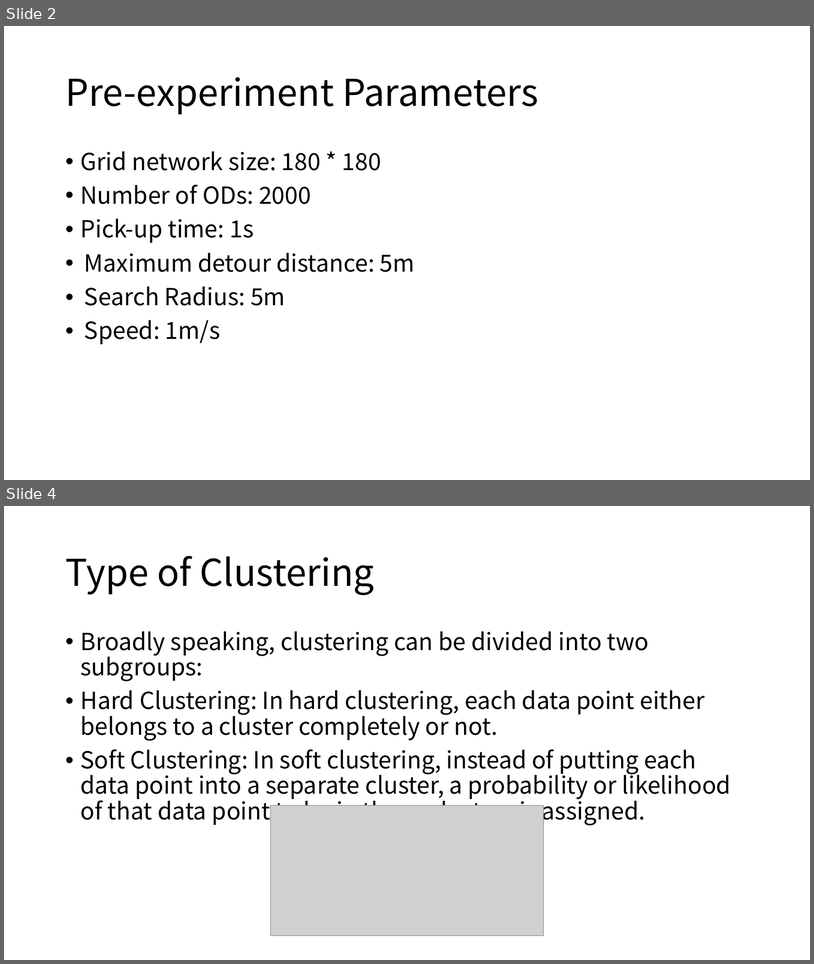
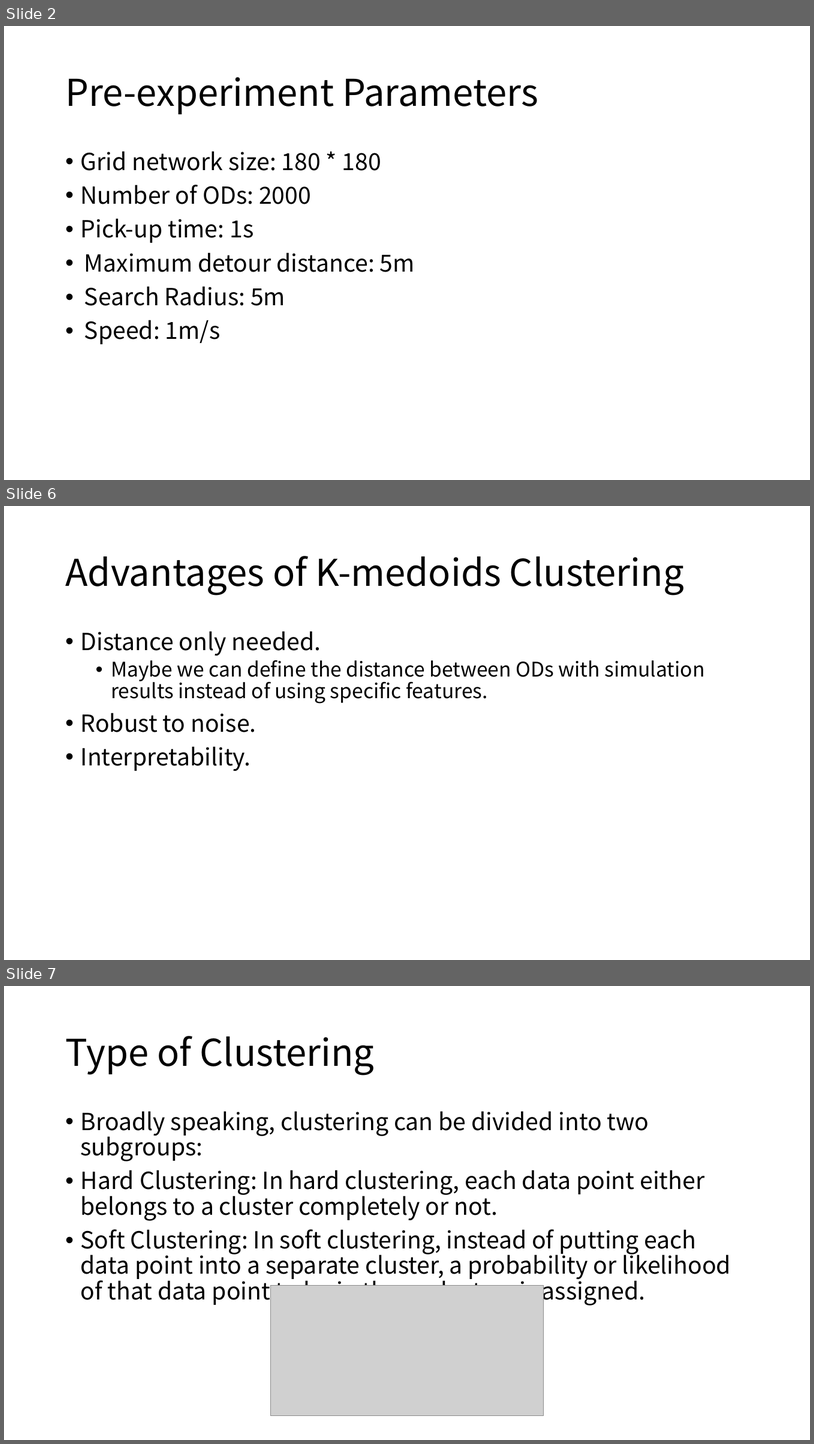
Before and after one commit to yuzhenfeng2002/Predicting-for-Each-Dynamic-Ridepooling-Order-on-Grid-Network, a slide deck: Grid Network Experienments 2.pptx. Shown one above the other, each under a label of ours: slides 2 and 4 before the commit, slides 2, 6 and 7 after it; the slides between them are not shown. The pictures are 814x964 and 814x1444 pixels, drawn with LibreOffice and Linux fonts; fonts in the diff are those of the drawing; grey boxes stand for pictures. Boxes give left, top, right and bottom in pixels: in the first picture for what was removed or moved away, otherwise in the second. Text is boxed around its words. In the diff, an @@ line names an element or a change of style, - is before the commit and + after.

```diff
--- a/Grid Network Experienments 2.pptx
+++ b/Grid Network Experienments 2.pptx
@@ slide 6 added at [4,506,810,960], background #FFFFFF @@
@@ title added at [65,556,684,595], 44 pt, text #000000 @@
+Advantages of K-medoids Clustering
@@ text added at [81,631,705,771], 24 pt, text #000000 @@
+• Distance only needed.
+  • Maybe we can define the distance between ODs with simulation results instead of using specific features.
+• Robust to noise.
+• Interpretability.
@@ what was slide 4 is now slide 7 @@
```
Also in this commit, not shown: 2 slides changed, 4 other slides added, 1 other file.
